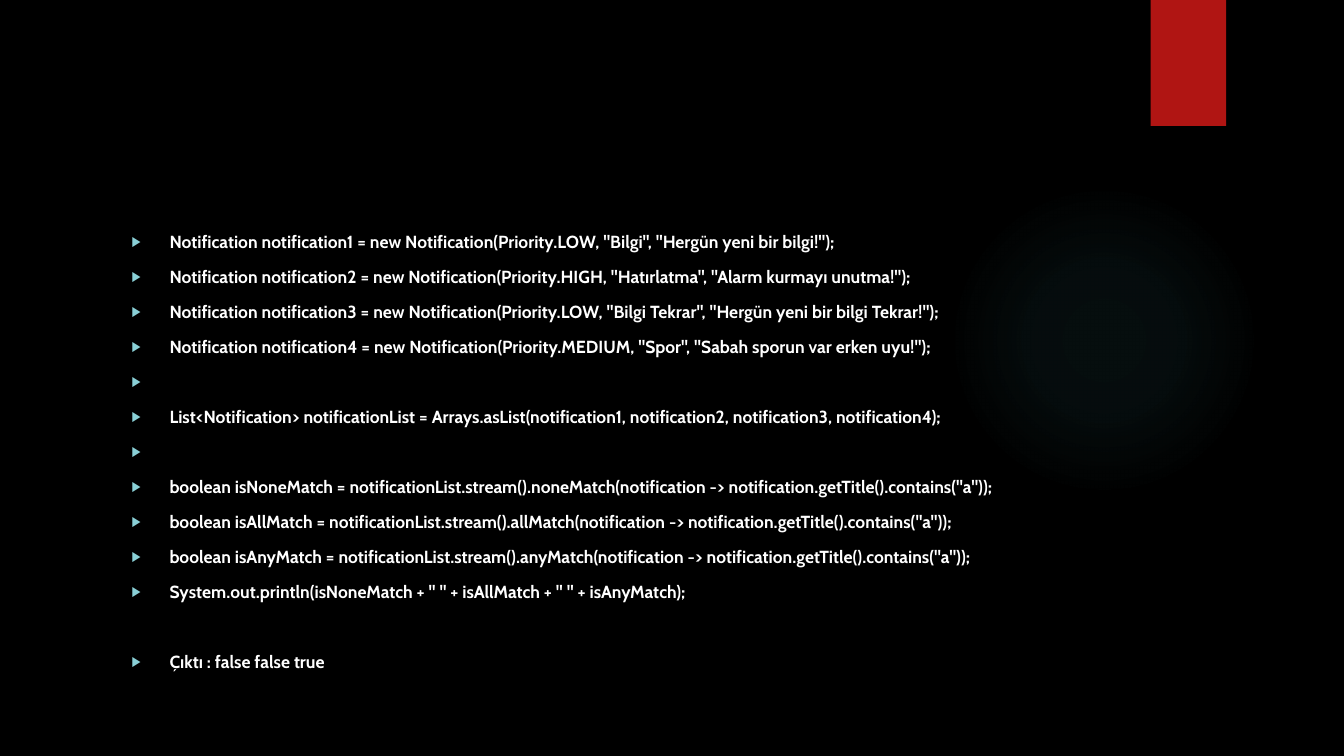
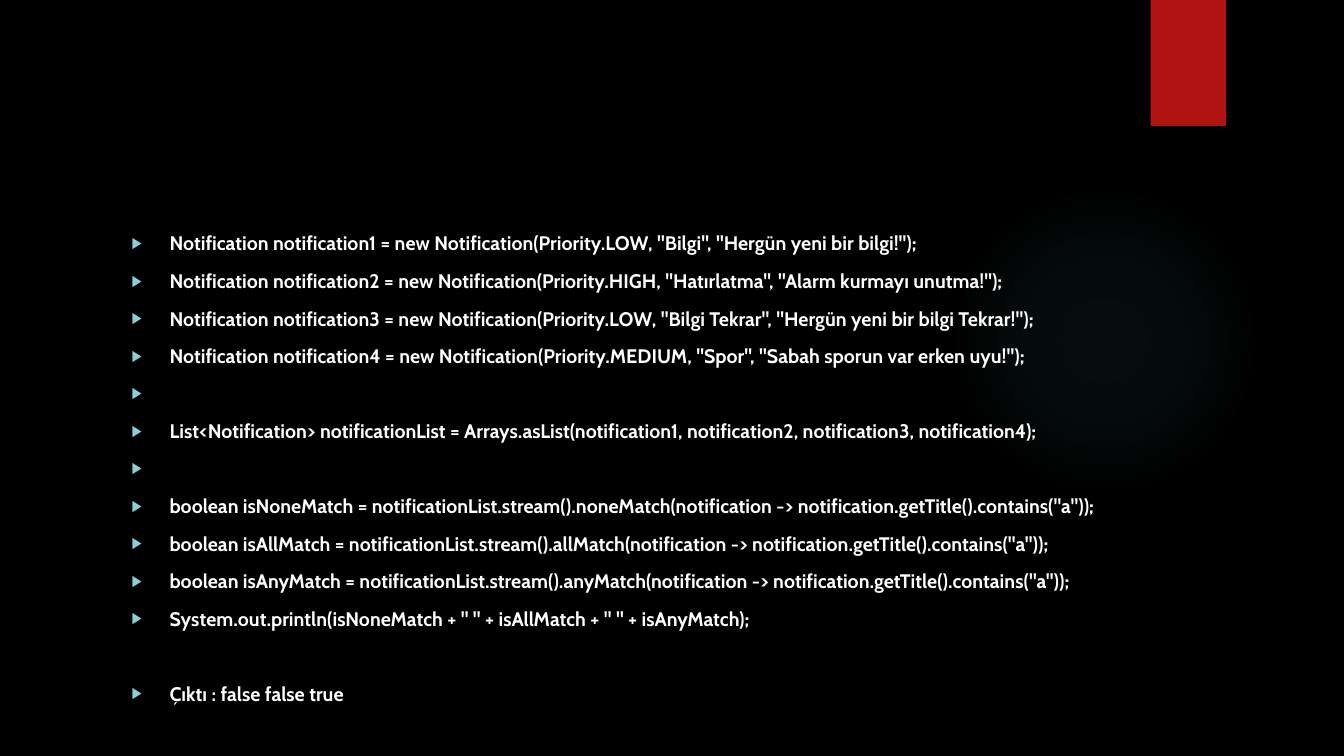
Before and after one commit to burakduman-bilgeadam/sunum, a slide deck: slide 58 of collection/Collections.pptx (slide 57 before the commit). Drawn at 1344x756 pixels with LibreOffice and Linux fonts; fonts in the diff are those of the drawing; background and template pictures are left out. Boxes give left, top, right and bottom in pixels: in the first picture for what was removed or moved away, otherwise in the second. Text is boxed around its words. In the diff, an @@ line names an element or a change of style, - is before the commit and + after.

```diff
--- a/collection/Collections.pptx
+++ b/collection/Collections.pptx
@@ text "Notification notification1 = new Notification(Priority.LOW, ..." at <box>170,235,1094,705</box>: size 12.5 to 14 pt @@
```
Also in this commit, not shown: 1 other slide changed, 14 slides added, 1 other file.
